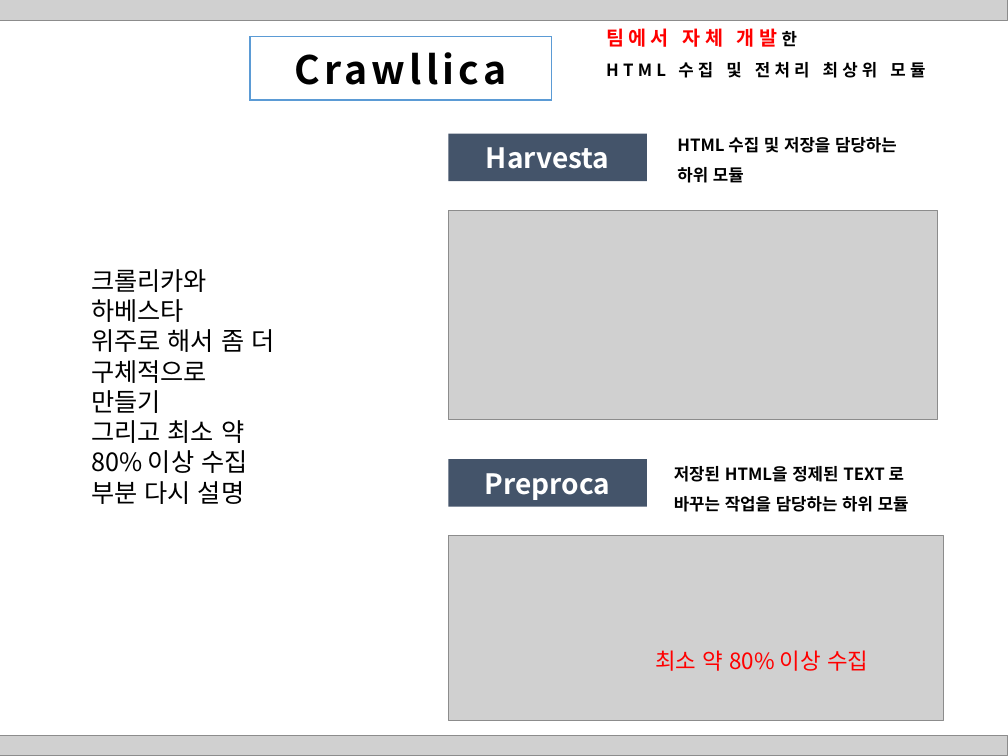
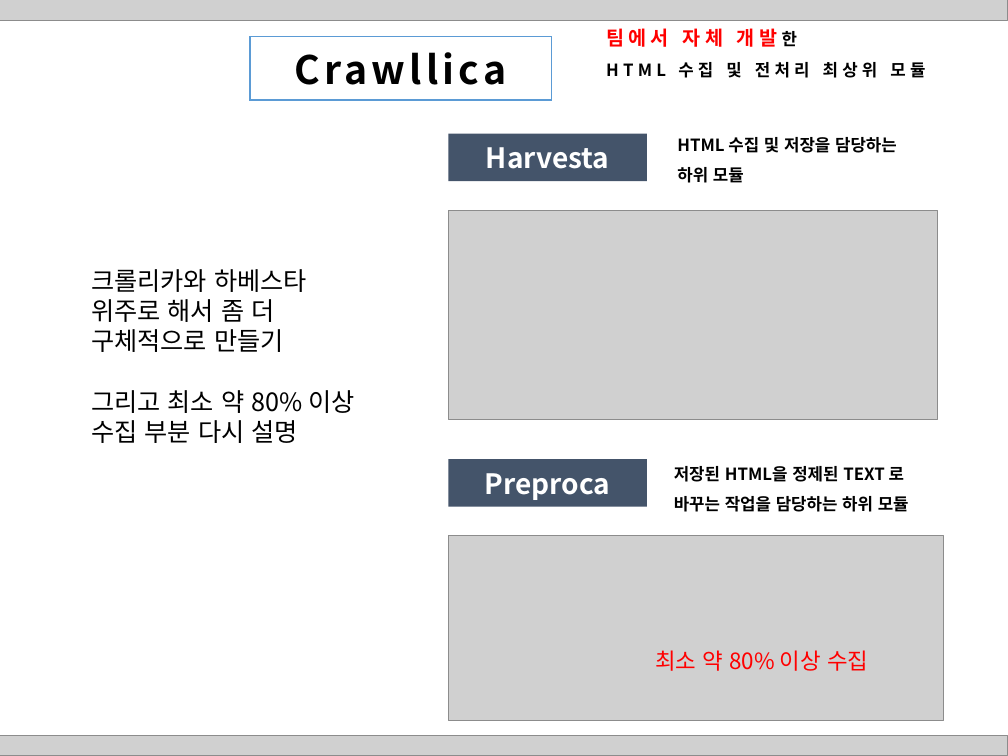
Before and after one commit to HaYongdae/issuewhatshow, a slide deck: slide 9 of doc/최종 PPT.pptx. Drawn at 1008x756 pixels with LibreOffice and Linux fonts; fonts in the diff are those of the drawing; grey boxes stand for pictures. Boxes give left, top, right and bottom in pixels: in the first picture for what was removed or moved away, otherwise in the second. Text is boxed around its words. In the diff, an @@ line names an element or a change of style, - is before the commit and + after.

```diff
--- a/doc/최종 PPT.pptx
+++ b/doc/최종 PPT.pptx
@@ text "크롤리카와 하베스타" rewrapped from box(91, 269, 274, 504) to box(91, 269, 354, 443) @@
```
Also in this commit, not shown: 13 other slides changed, 1 slide added, 1 slide removed.
